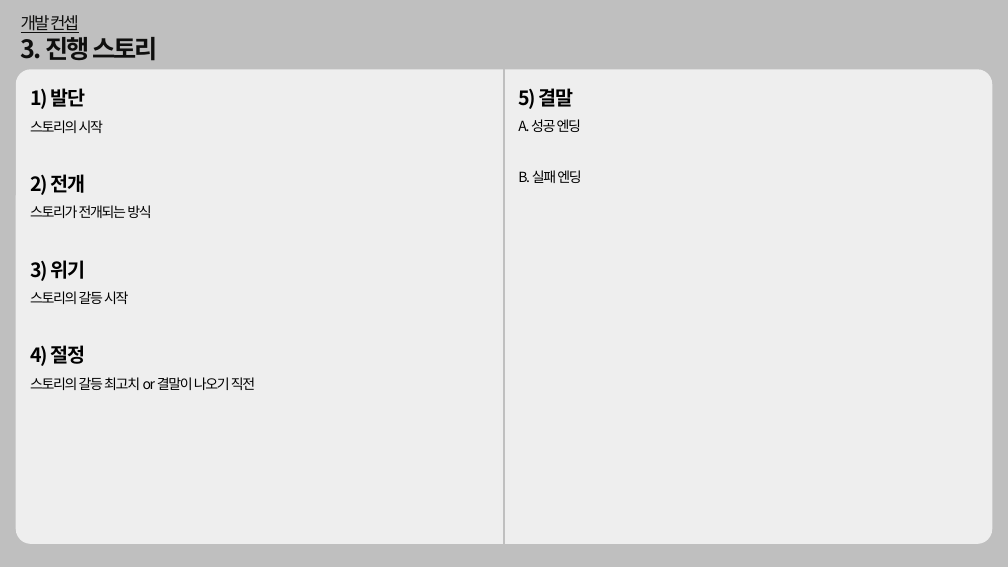
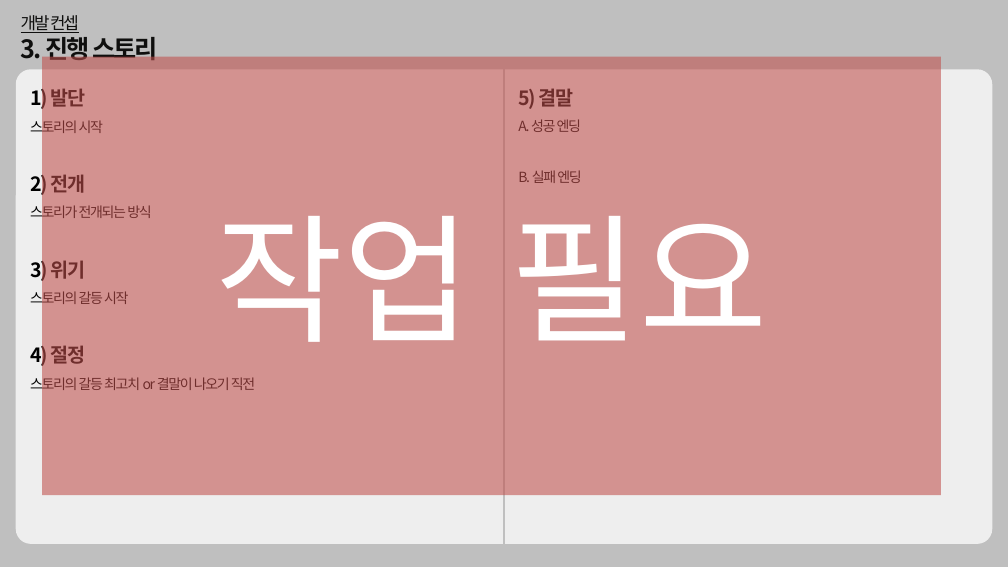
Before and after one commit to dkckacka1/DotHeros-2DPortfolio-, a slide deck: slide 6 of 기획안/수업용_게임기획서샘플 (1).pptx. Drawn at 1008x567 pixels with LibreOffice and Linux fonts; fonts in the diff are those of the drawing. Boxes give left, top, right and bottom in pixels: in the first picture for what was removed or moved away, otherwise in the second. Text is boxed around its words. In the diff, an @@ line names an element or a change of style, - is before the commit and + after.

```diff
--- a/기획안/수업용_게임기획서샘플 (1).pptx
+++ b/기획안/수업용_게임기획서샘플 (1).pptx
@@ rectangle added at <box>42,56,940,495</box>, fill #C0504D at 58% opacity, 199 pt, text #FFFFFF @@
+작업 필요
```
Also in this commit, not shown: 28 other slides changed.
